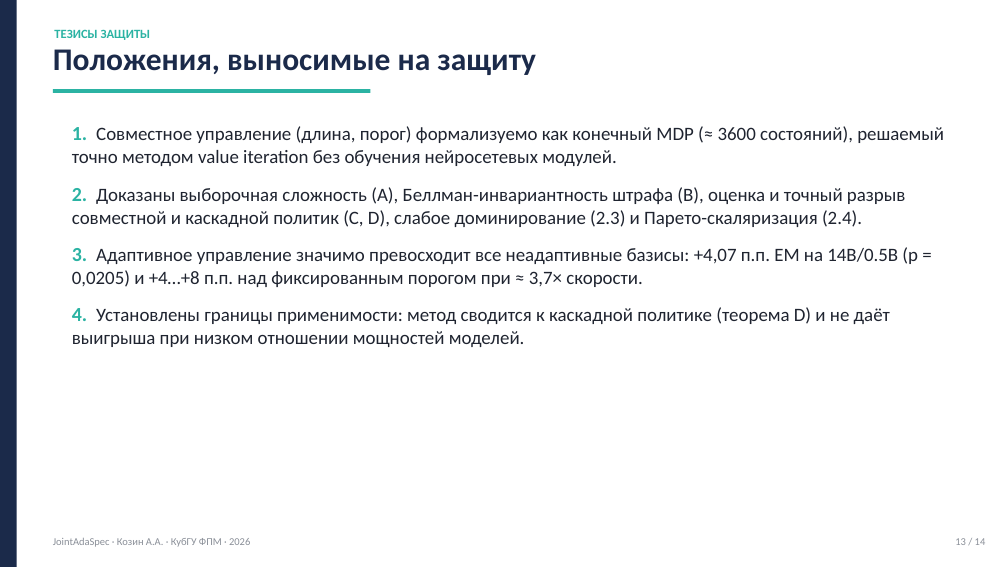
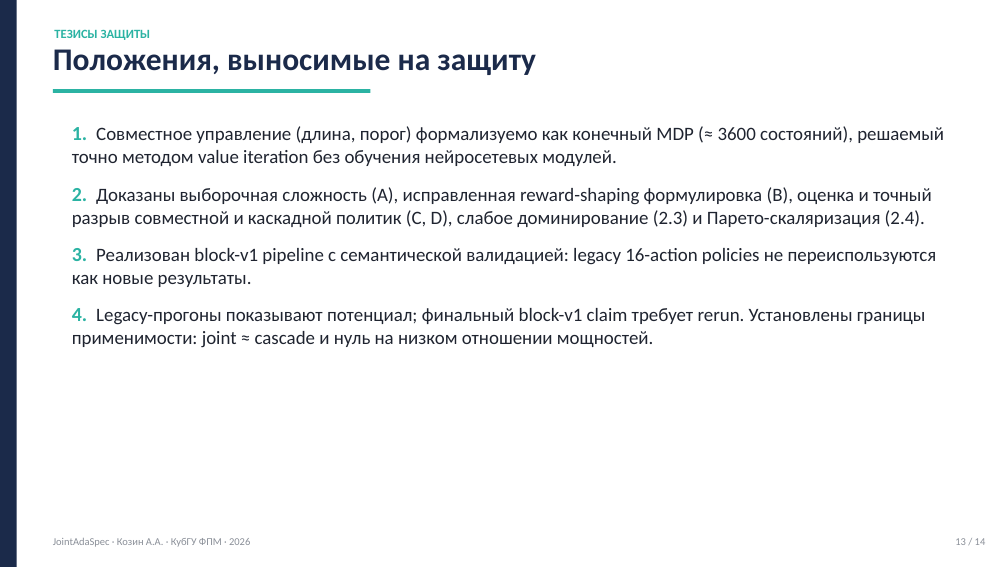
Before and after one commit to levvius/adaptive-speculative-decoding, a slide deck: slide 13 of papers/dist/JointAdaSpec_defense.pptx. Drawn at 1008x567 pixels with LibreOffice and Linux fonts; fonts in the diff are those of the drawing. Boxes give left, top, right and bottom in pixels: in the first picture for what was removed or moved away, otherwise in the second. Text is boxed around its words. In the diff, an @@ line names an element or a change of style, - is before the commit and + after.

```diff
--- a/papers/dist/JointAdaSpec_defense.pptx
+++ b/papers/dist/JointAdaSpec_defense.pptx
@@ text at <box>72,187,937,348</box>: text changed @@
-2. Доказаны выборочная сложность (A), Беллман-инвариантность штрафа (B), оценка и точный разрыв совместной и каскадной политик (C, D), слабое доминирование (2.3) и Парето-скаляризация (2.4).
-3. Адаптивное управление значимо превосходит все неадаптивные базисы: +4,07 п.п. EM на 14B/0.5B (p = 0,0205) и +4…+8 п.п. над фиксированным порогом при ≈ 3,7× скорости.
-4. Установлены границы применимости: метод сводится к каскадной политике (теорема D) и не даёт выигрыша при низком отношении мощностей моделей.
+2. Доказаны выборочная сложность (A), исправленная reward-shaping формулировка (B), оценка и точный разрыв совместной и каскадной политик (C, D), слабое доминирование (2.3) и Парето-скаляризация (2.4).
+3. Реализован block-v1 pipeline с семантической валидацией: legacy 16-action policies не переиспользуются как новые результаты.
+4. Legacy-прогоны показывают потенциал; финальный block-v1 claim требует rerun. Установлены границы применимости: joint ≈ cascade и нуль на низком отношении мощностей.
```
Also in this commit, not shown: 6 other slides changed, 3 other files.
